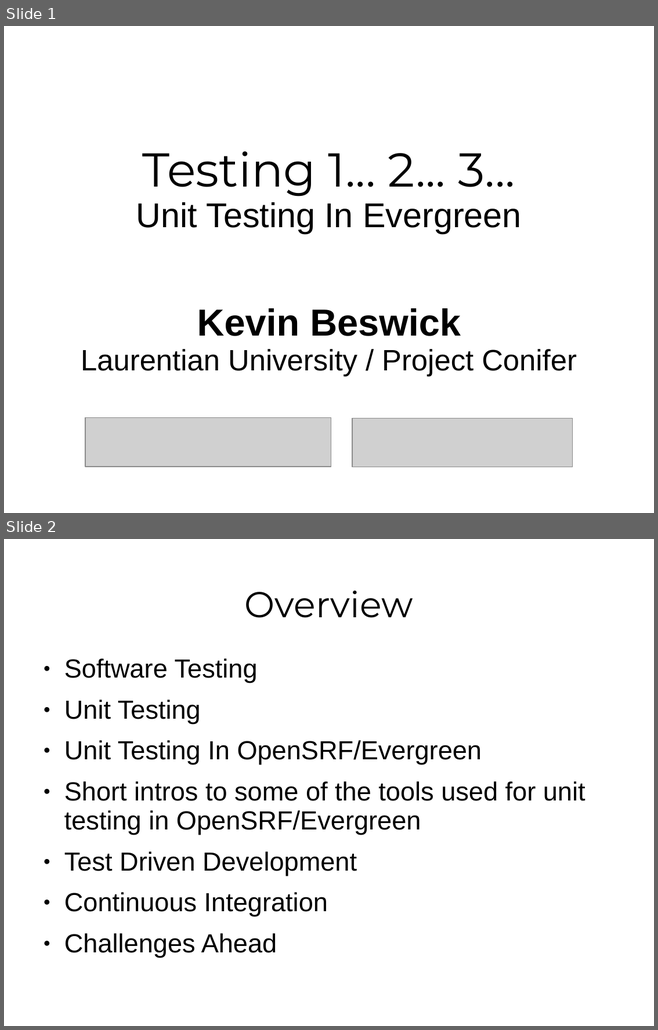
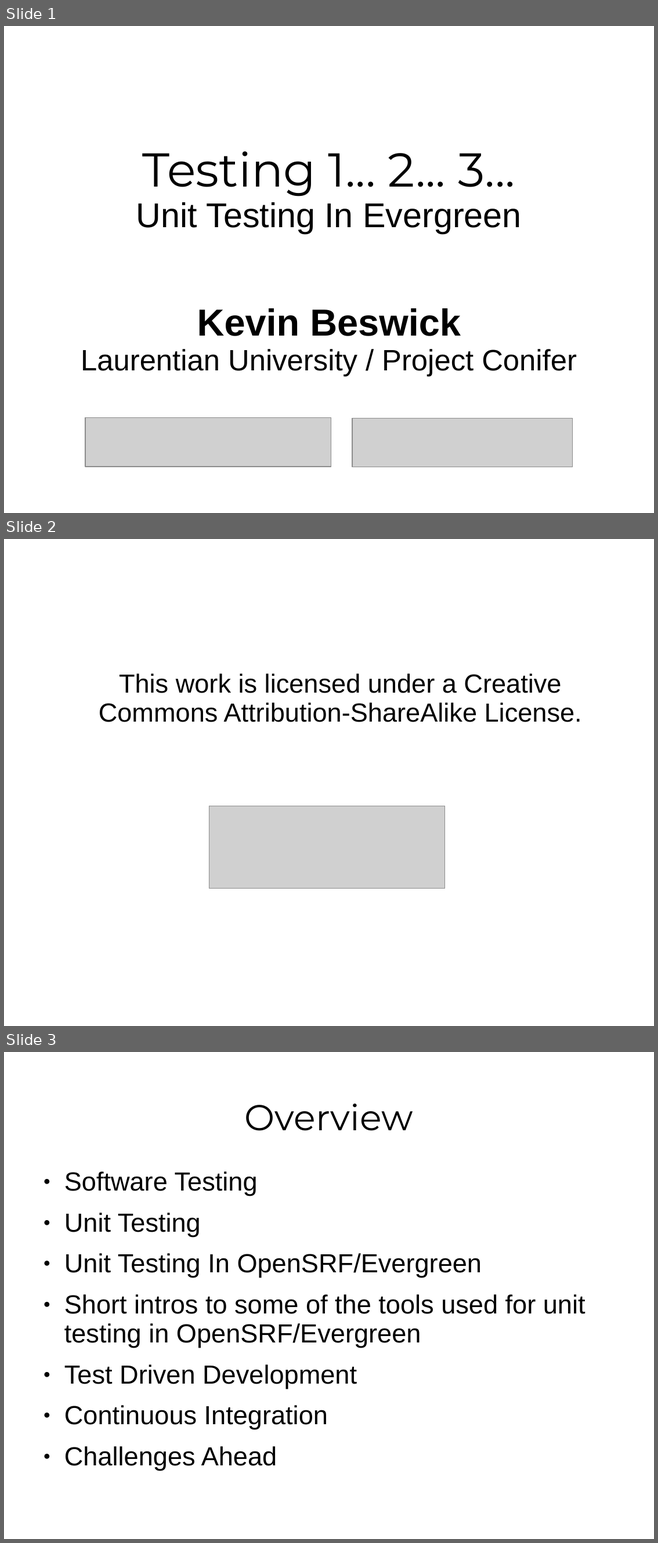
Before and after one commit to kbeswick/library, a slide deck: presentations/egconf2011/testing123.odp. Shown one above the other, each under a label of ours: slides 1 and 2 before the commit, slides 1, 2 and 3 after it. The pictures are 658x1030 and 658x1543 pixels, drawn with LibreOffice and Linux fonts; fonts in the diff are those of the drawing; grey boxes stand for pictures. Boxes give left, top, right and bottom in pixels: in the first picture for what was removed or moved away, otherwise in the second. Text is boxed around its words. In the diff, an @@ line names an element or a change of style, - is before the commit and + after.

Commit message:
add license

```diff
--- a/presentations/egconf2011/testing123.odp
+++ b/presentations/egconf2011/testing123.odp
@@ slide 2 added at (x1=4, y1=539, x2=654, y2=1026), background #FFFFFF @@
@@ text added at (x1=99, y1=674, x2=582, y2=722), 32 pt, text #000000 @@
+This work is licensed under a Creative Commons Attribution-ShareAlike License.
@@ picture added at (x1=209, y1=806, x2=445, y2=889) @@
@@ what was slide 2 is now slide 3 @@
```
